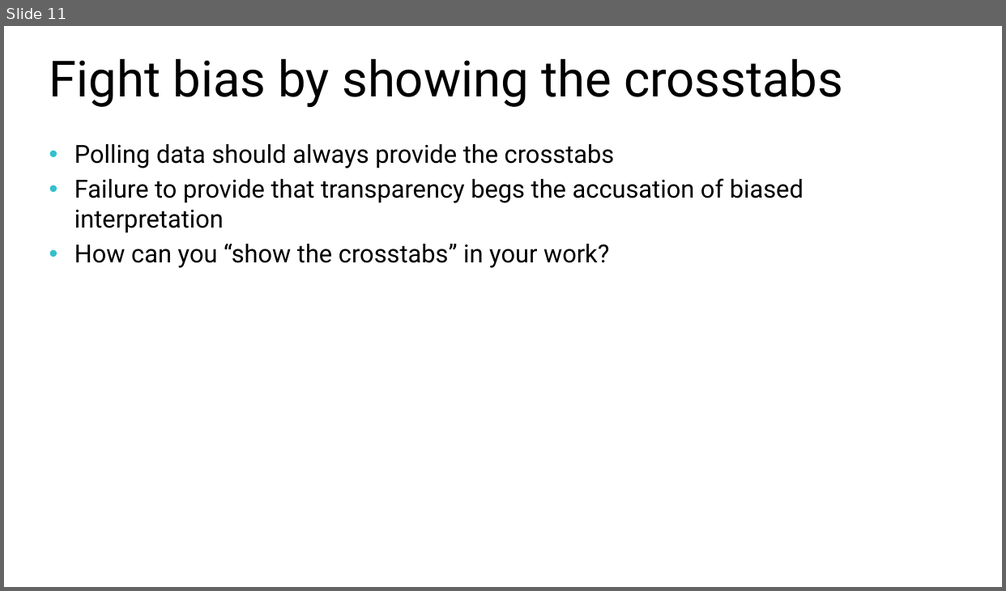
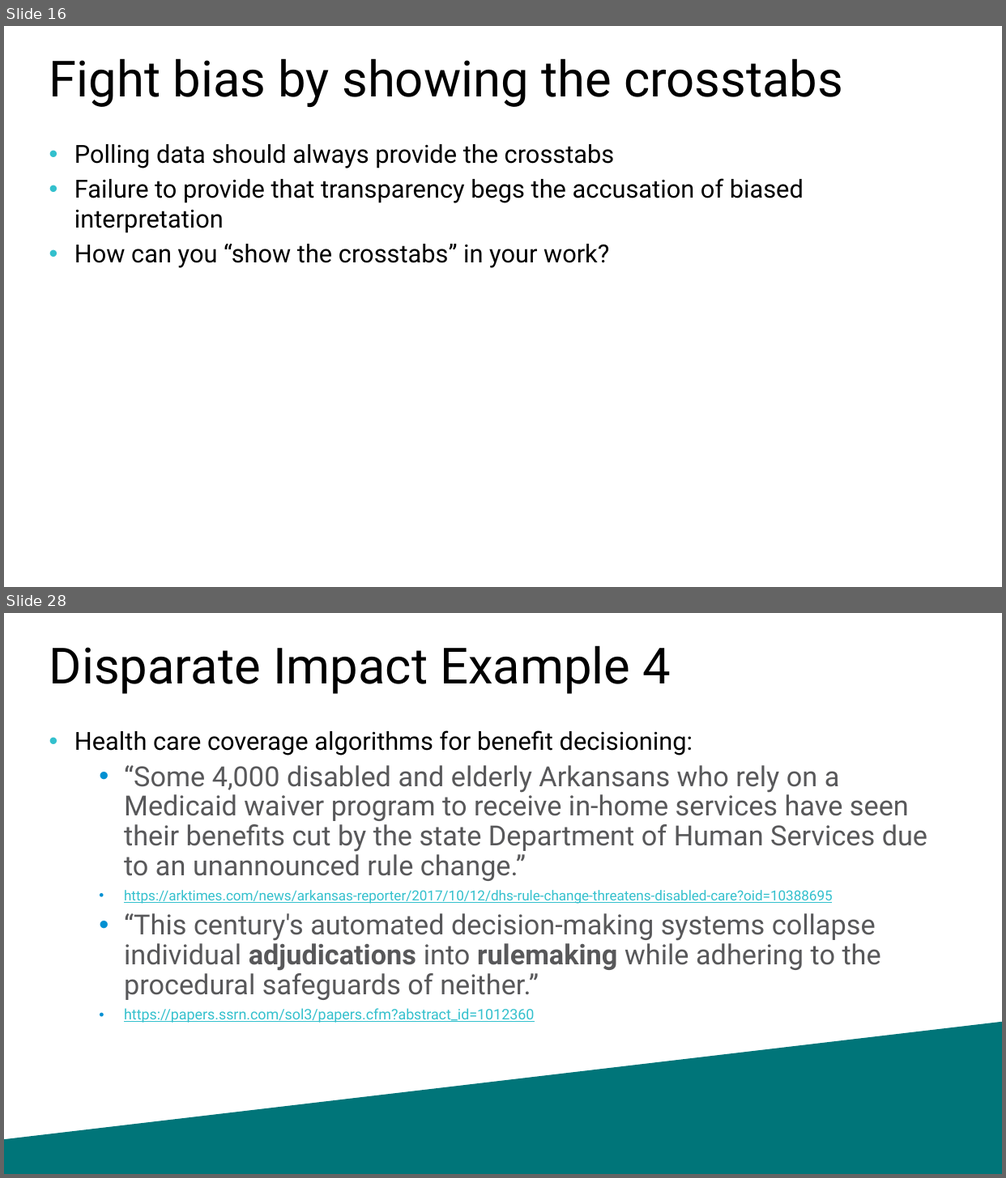
Before and after one commit to williamadba/Public-Presentations, a slide deck: SQLSat Baton Rouge BI 2020/Ethics in Modern Data.pptx. Shown one above the other, each under a label of ours: slide 11 before the commit, slides 16 and 28 after it; the slides between them are not shown. The pictures are 1006x591 and 1006x1178 pixels, drawn with LibreOffice and Linux fonts; fonts in the diff are those of the drawing. Boxes give left, top, right and bottom in pixels: in the first picture for what was removed or moved away, otherwise in the second. Text is boxed around its words. In the diff, an @@ line names an element or a change of style, - is before the commit and + after.

```diff
--- a/SQLSat Baton Rouge BI 2020/Ethics in Modern Data.pptx
+++ b/SQLSat Baton Rouge BI 2020/Ethics in Modern Data.pptx
@@ slide 28 added at (4, 613, 1002, 1174), background #FFFFFF @@
@@ title added at (49, 645, 671, 694), 36 pt, text #000000 @@
+Disparate Impact Example 4
@@ text added at (74, 730, 927, 1023), 20 pt, text #58585A @@
+• Health care coverage algorithms for benefit decisioning:
+  • “Some 4,000 disabled and elderly Arkansans who rely on a Medicaid waiver program to receive in-home services have seen their benefits cut by the state Department of Human Services due to an unannounced rule change.”
+  • https://arktimes.com/news/arkansas-reporter/2017/10/12/dhs-rule-change-threatens-disabled-care?oid=10388695
+  • “This century's automated decision-making systems collapse individual adjudications into rulemaking while adhering to the procedural safeguards of neither.”
+  • https://papers.ssrn.com/sol3/papers.cfm?abstract_id=1012360
@@ freeform shape added at (4, 1022, 1002, 1174), fill #007579 @@
@@ what was slide 11 is now slide 16 @@
```
Also in this commit, not shown: 7 slides changed, 12 other slides added.
